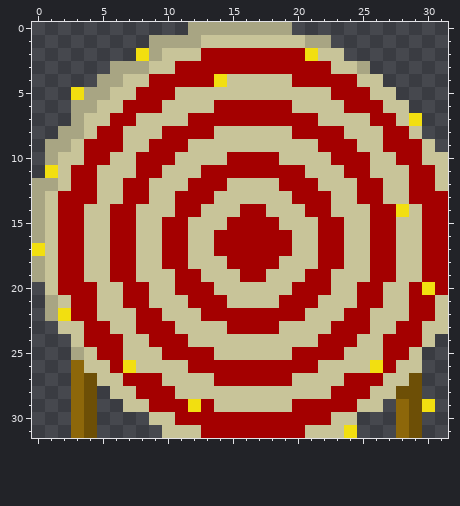
Pixel-art sprite -- Assets/target04.png. Above: the version before the commit.
The file is 32x32 pixels.
The result:
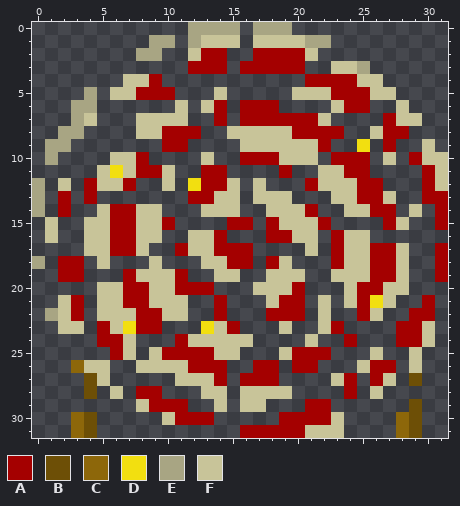
Palette (. is transparent): A #a40000  B #6d4f06  C #8d670a  D #f2df10  E #a8a583  F #c8c499
Change:
Changed rows in their new state; - is an unchanged pixel.
first column x 0:
 0 ----------------.---------------
 1 -----------.----.---------------
 2 --------E-..---..----F..--------
 3 ------......---.-----..---------
 4 -----..---...........-----------
 5 ---.-.-----...-.....------------
 6 -----......-.--.---....---..----
 7 -----...----..-.-------....--F--
 8 ----....-----..---------..---.--
 9 ---.......--....-------..D.-..--
10 --....---....-..------.---.-.---
11 -....-D----..--....-..----....--
12 -.-.----..-.D---.-...------...--
13 -.-.-.......----.---...-----..--
14 -.-..-----...---..----..----.-.-
15 .-..-------....--.-----....--..-
16 .-..------..---...----.---......
17 ....-----..------....-.------..-
18 -.--.-...-...----.--...------..-
19 ..--...-----..--..---..------..-
20 -....---------...----...-----...
21 -.--.-------..-...---.-.--D-..-.
22 --F-.-------..-...---.-..--..--.
23 ----.--D--...D--...-..--....---.
24 ---..---...------....-..-...----
25 ---...--.-------...----...-..---
26 ------..-------..--.--...-A-.---
27 ---.--.....----.---....--.--.---
28 ---.---.--...--.----....-.-...--
29 ---..--.----..-.--...--....-.-.-
30 ---------.----.....-----.-------
31 ----------......--------.-------
